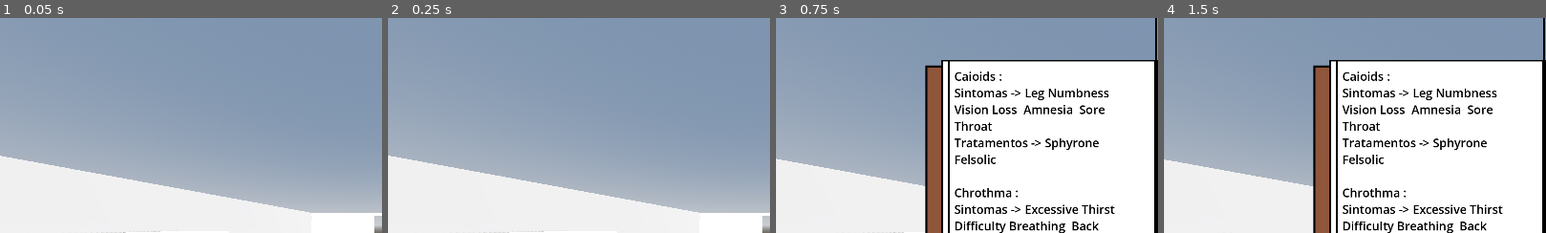
Above: before the commit, frames 1-4 (left to right).
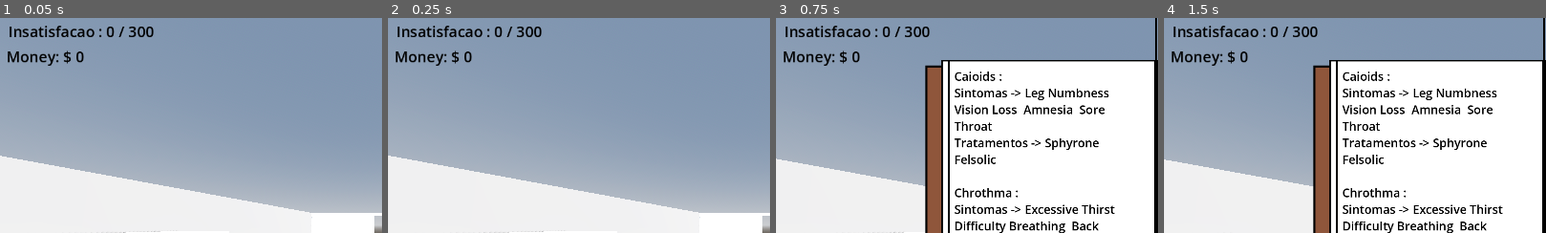
Above: after the commit, the same moments.

Repository: GianOM/wds
Game: Godot game, scene res://Ambientes/Main_Office.tscn
The game is run twice, just before and just after one commit, with the same random seed, the same clock (stepped at 60 frames per second) and the same inputs.
Inputs (mouse positions are % of the whole screen's width and height, from its top left):
- Up to frame 1 (0.05 s): no input
- Up to frame 2 (0.25 s): no input
- Up to frame 3 (0.75 s): move the mouse to (55, 50) at 0.52 s; hold W (Forward_Key) from 0.53 s (still down); tap Tab (Book_Key) at 0.6 s
- Up to frame 4 (1.5 s): release W (Forward_Key) at 1.25 s; click "Akhma" at 1.25 s
The pictures show only the part of the screen within x 0-50%, y 2-52%; the shares and areas given below are measured in that part.

The runs differ from the first frame. In frame 1, 1.3% of the frame differs, in the area x 2-41%, y 3-23%; in frame 2, 1.3%; in frame 3, 1.3%; in frame 4, 1.3%.

Commit message:
Score System

Diff:
--- a/Doencas/Doenca_Resource.gd
+++ b/Doencas/Doenca_Resource.gd
@@ -23,6 +23,9 @@
 
 	var Return_Text: String = ""
 
+	# Entregamos os sintomas em formato aleatorio pra evitar associacoes
+	List_of_Symptons.shuffle()
+
 	for i in range(List_of_Symptons.size()):
 		Return_Text += "Sintoma " + str(i) + " : " + List_of_Symptons[i].Symptom_Name + "\n"
 
--- a/Global_Managers/score_manager.gd
+++ b/Global_Managers/score_manager.gd
@@ -1,6 +1,25 @@
 extends Node
 
 
+## 1 kill  = +60
+## 1 Paciente nao atendido = +20
+## 300 = Game Over
+var Score_de_Insatisfacao: int = 0
+
+
+var Dinheiro_Total: int = 0
 
 var Total_de_Tentativas: int = 0
 var Total_de_Acertos: int = 0
+
+
+
+
+func Calcular_Recompensa_pela_Doenca_Curada(Doenca_de_Entrada: Doenca):
+
+
+	Dinheiro_Total += Doenca_de_Entrada.List_of_Symptons.size()*10
+	Total_de_Acertos += 1
+
+
+	pass
--- a/Pacients/Pacient_Instance.tscn
+++ b/Pacients/Pacient_Instance.tscn
@@ -7,7 +7,7 @@
 
 [sub_resource type="StandardMaterial3D" id="StandardMaterial3D_o31nd"]
 resource_local_to_scene = true
-albedo_color = Color(0.78431374, 0, 0.101960786, 1)
+albedo_color = Color(0.46, 0.46, 0.46, 1)
 
 [sub_resource type="CylinderShape3D" id="CylinderShape3D_o31nd"]
 height = 2.8168945
@@ -51,13 +51,14 @@
 shape = SubResource("CylinderShape3D_o31nd")
 
 [node name="Wait_Untill_Kill_Timer" type="Timer" parent="." unique_id=2141252141]
-wait_time = 5.0
+wait_time = 6.0
 
-[node name="Time_Untill_Death" type="Timer" parent="." unique_id=1135857456]
-wait_time = 50.0
+[node name="Wait_Time_Timout" type="Timer" parent="." unique_id=1135857456]
+wait_time = 10.0
+one_shot = true
 autostart = true
 
 [connection signal="body_entered" from="Area3D" to="." method="_on_Player_Entered_my_Range"]
 [connection signal="body_exited" from="Area3D" to="." method="_on_Player_Left_My_Range"]
 [connection signal="timeout" from="Wait_Untill_Kill_Timer" to="." method="_on_Kill_Timer_Timeout"]
-[connection signal="timeout" from="Time_Untill_Death" to="." method="_on_Kill_Timer_Timeout"]
+[connection signal="timeout" from="Wait_Time_Timout" to="." method="_on_Wait_Time_Timeout"]
--- a/Pacients/Pacient_Main_Script.gd
+++ b/Pacients/Pacient_Main_Script.gd
@@ -7,7 +7,7 @@
 var Minha_Doenca: Doenca
 
 @onready var wait_untill_kill_timer: Timer = $Wait_Untill_Kill_Timer
-@onready var time_untill_death: Timer = $Time_Untill_Death
+@onready var time_untill_death: Timer = $Wait_Time_Timout
 
 @onready var time_untill_die: Label3D = $Time_Untill_Die
 
@@ -18,6 +18,7 @@
 
 
 
+@warning_ignore("unused_parameter")
 func _physics_process(delta: float) -> void:
 
 
@@ -52,11 +53,12 @@
 	if Medicine_Result == true:
 
 		debug_mesh.get_surface_override_material(0).set("albedo_color", Color(0.0, 1.0, 0.0, 1.0))
-		ScoreManager.Total_de_Acertos += 1
+		ScoreManager.Calcular_Recompensa_pela_Doenca_Curada(Minha_Doenca)
 
 	else:
 
-		debug_mesh.get_surface_override_material(0).set("albedo_color", Color(0.458, 0.458, 0.458, 1.0))
+		debug_mesh.get_surface_override_material(0).set("albedo_color", Color(0.857, 0.0, 0.179, 1.0))
+		ScoreManager.Score_de_Insatisfacao += 60
 
 	wait_untill_kill_timer.start()
 
@@ -66,8 +68,10 @@
 func _on_Kill_Timer_Timeout():
 	queue_free()
 
-
-
+func _on_Wait_Time_Timeout():
+	ScoreManager.Score_de_Insatisfacao += 20
+	debug_mesh.get_surface_override_material(0).set("albedo_color", Color(0.88, 0.437, 0.153, 1.0))
+	wait_untill_kill_timer.start()
 
 func _on_Player_Entered_my_Range(Player_Body: Node3D):
 	if Player_Body is Jogador:
--- a/Player/Scripts/player_ui-SCRIPT.gd
+++ b/Player/Scripts/player_ui-SCRIPT.gd
@@ -23,6 +23,8 @@
 
 @onready var score: Label = $Score
 
+@onready var dinheiro_total: Label = $Dinheiro_Total
+@onready var insatisfacao_total: Label = $Insatisfacao_Total
 
 
 @warning_ignore("unused_parameter")
@@ -56,6 +58,7 @@
 
 func _ready() -> void:
 
+
 	book_ui.close.pressed.connect(_on_Book_Closed)
 
 
@@ -71,6 +74,9 @@
 	book_ui.Glossario_de_Doencas = glossario_resumo
 
 
+	dinheiro_total.text = "Money: $ " + str(ScoreManager.Dinheiro_Total)
+	insatisfacao_total.text = "Insatisfacao : " + str(ScoreManager.Score_de_Insatisfacao) + " / 300"
+
 
 func _process(delta: float) -> void:
 
@@ -79,7 +85,8 @@
 
 	score.text = "%d / %d" % [ScoreManager.Total_de_Acertos,ScoreManager.Total_de_Tentativas]
 
-
+	dinheiro_total.text = "Money: $ " + str(ScoreManager.Dinheiro_Total)
+	insatisfacao_total.text = "Insatisfacao : " + str(ScoreManager.Score_de_Insatisfacao) + " / 300"
 
 
 
@@ -100,7 +107,7 @@
 
 	ScoreManager.Total_de_Tentativas += 1
 
-	var Selected_Remedio: StringName = Remedio_Name
+	#var Selected_Remedio: StringName = Remedio_Name
 	Player_Selected_Medicine.emit(Remedio_Name)
 
 
--- a/Player/UI Main/Player_UI.tscn
+++ b/Player/UI Main/Player_UI.tscn
@@ -110,3 +110,27 @@
 text = "0.0"
 horizontal_alignment = 1
 vertical_alignment = 1
+
+[node name="Dinheiro_Total" type="Label" parent="." unique_id=485186140]
+layout_mode = 0
+offset_left = 14.0
+offset_top = 55.0
+offset_right = 139.0
+offset_bottom = 100.0
+theme_override_colors/font_color = Color(0, 0, 0, 1)
+theme_override_font_sizes/font_size = 25
+text = "Money: 0"
+horizontal_alignment = 1
+vertical_alignment = 1
+
+[node name="Insatisfacao_Total" type="Label" parent="." unique_id=267405002]
+layout_mode = 0
+offset_left = 17.0
+offset_top = 13.0
+offset_right = 261.0
+offset_bottom = 58.0
+theme_override_colors/font_color = Color(0, 0, 0, 1)
+theme_override_font_sizes/font_size = 25
+text = "Insatisfação : 0 / 300"
+horizontal_alignment = 1
+vertical_alignment = 1
--- a/project.godot
+++ b/project.godot
@@ -24,7 +24,7 @@
 
 window/size/viewport_width=1280
 window/size/viewport_height=720
-window/size/initial_position_type=4
+window/size/initial_position_type=3
 window/size/borderless=true
 window/stretch/mode="viewport"
 
